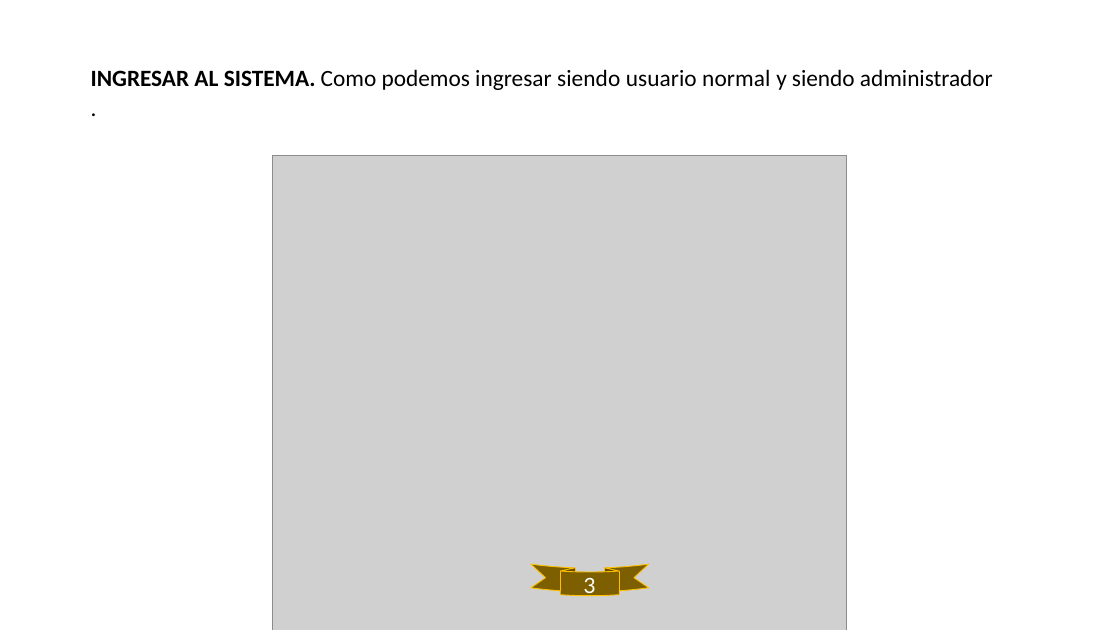
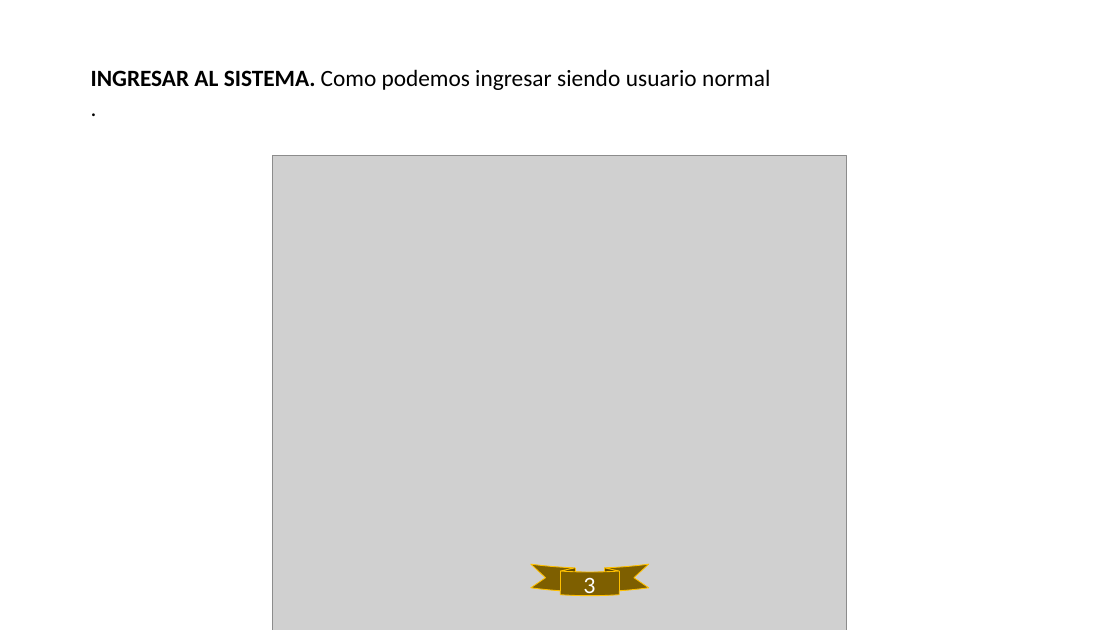
Before and after one commit to Nicolasgil06/CANCHEROS, a slide deck: slide 3 of assets/docs/Trimestre V/04_Manual_Usuario/cancheros manual usuario .pptx. Drawn at 1120x630 pixels with LibreOffice and Linux fonts; fonts in the diff are those of the drawing; grey boxes stand for pictures. Boxes give left, top, right and bottom in pixels: in the first picture for what was removed or moved away, otherwise in the second. Text is boxed around its words. In the diff, an @@ line names an element or a change of style, - is before the commit and + after.

```diff
--- a/assets/docs/Trimestre V/04_Manual_Usuario/cancheros manual usuario .pptx
+++ b/assets/docs/Trimestre V/04_Manual_Usuario/cancheros manual usuario .pptx
@@ text at (91,69,770,90): text changed @@
-INGRESAR AL SISTEMA. Como podemos ingresar siendo usuario normal y siendo administrador
+INGRESAR AL SISTEMA. Como podemos ingresar siendo usuario normal
```
Also in this commit, not shown: 6 other slides changed, 2 slides added, 1 other file.
